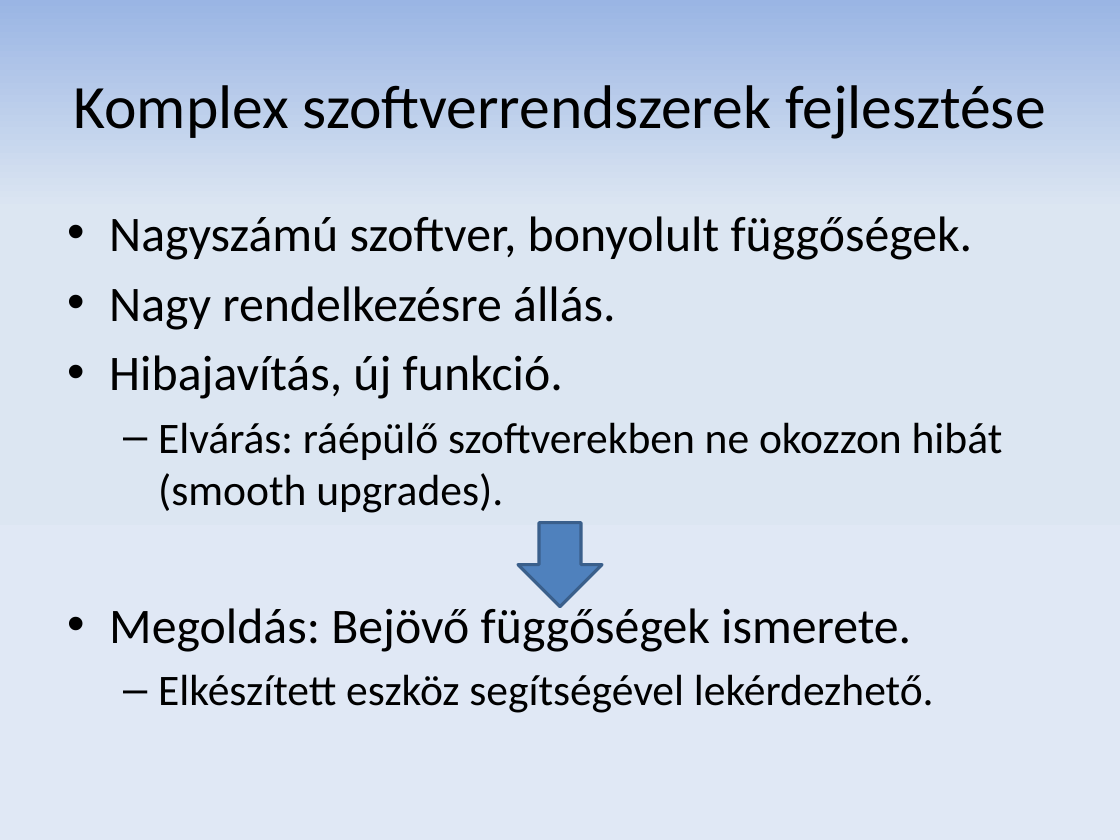
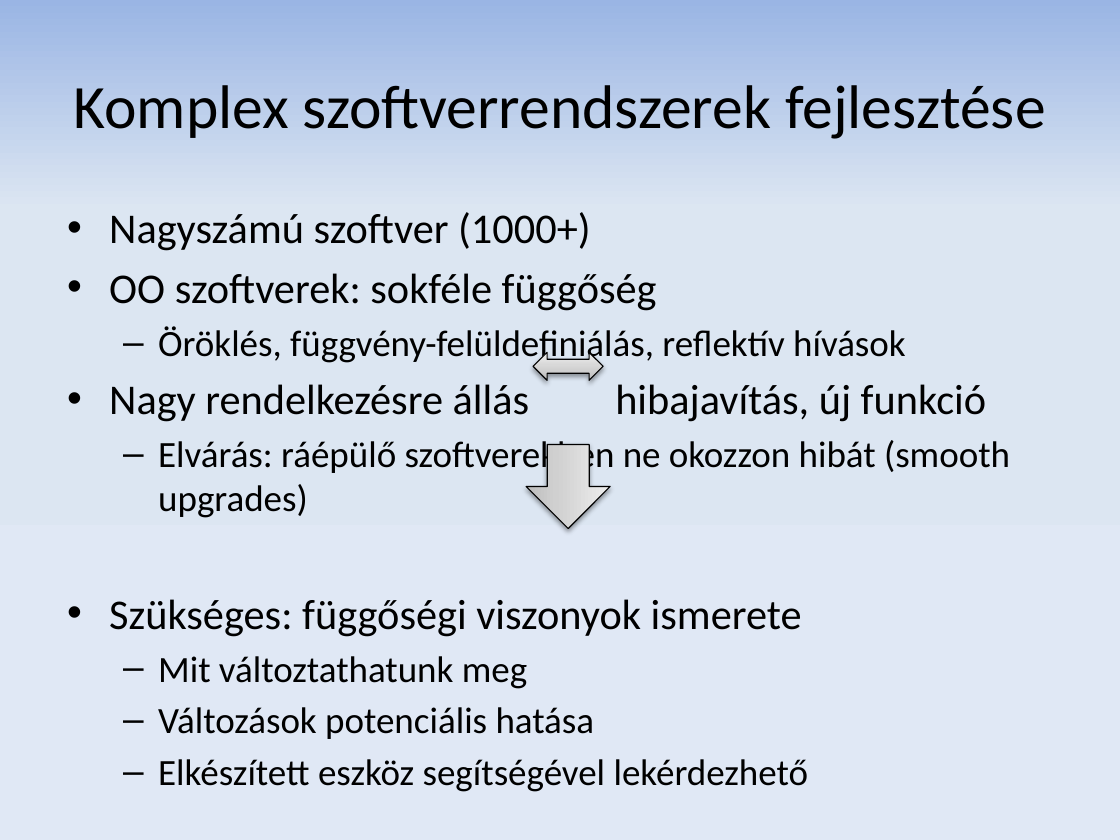
Before and after one commit to donat/incquery-deps, a slide deck: slide 4 of incquery-deps-documentation/presentation/tdk_pres_hu_v2.pptx. Drawn at 1120x840 pixels with LibreOffice and Linux fonts; fonts in the diff are those of the drawing. Boxes give left, top, right and bottom in pixels: in the first picture for what was removed or moved away, otherwise in the second. Text is boxed around its words. In the diff, an @@ line names an element or a change of style, - is before the commit and + after.

Commit message:
Presentation updated.

```diff
--- a/incquery-deps-documentation/presentation/tdk_pres_hu_v2.pptx
+++ b/incquery-deps-documentation/presentation/tdk_pres_hu_v2.pptx
@@ text at <box>109,212,1010,739</box>: text changed; size 32 to 23.8 pt @@
-• Nagyszámú szoftver, bonyolult függőségek.
-• Nagy rendelkezésre állás.
-• Hibajavítás, új funkció.
-  – Elvárás: ráépülő szoftverekben ne okozzon hibát (smooth upgrades).
-• Megoldás: Bejövő függőségek ismerete.
-  – Elkészített eszköz segítségével lekérdezhető.
+• Nagyszámú szoftver (1000+)
+• OO szoftverek: sokféle függőség
+  – Öröklés, függvény-felüldefiniálás, reflektív hívások
+• Nagy rendelkezésre állás hibajavítás, új funkció
+  – Elvárás: ráépülő szoftverekben ne okozzon hibát (smooth upgrades)
+• Szükséges: függőségi viszonyok ismerete
+  – Mit változtathatunk meg
+  – Változások potenciális hatása
+  – Elkészített eszköz segítségével lekérdezhető
@@ left right arrow added at <box>533,353,603,381</box>, fill gradient #BDBDBD to #D1D1D1 to #EEEEEE, outline #000000 0.75 pt @@
@@ right arrow: place and size @@
-right arrow at <box>517,523,601,607</box>
+right arrow at <box>526,445,610,529</box>
@@ right arrow at <box>526,445,610,529</box>: fill #4F81BD to gradient #BDBDBD to #D1D1D1 to #EEEEEE; outline #3A5F8C 2 pt to #000000 0.75 pt; shadow on @@
```
Also in this commit, not shown: 11 other slides changed, 2 slides added, 1 slide removed.
